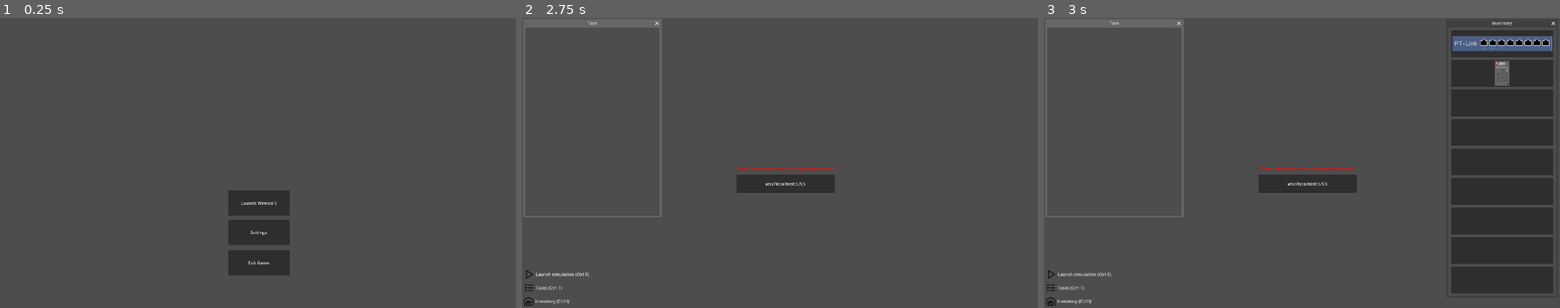
Above: before the commit, frames 1-3 (left to right).
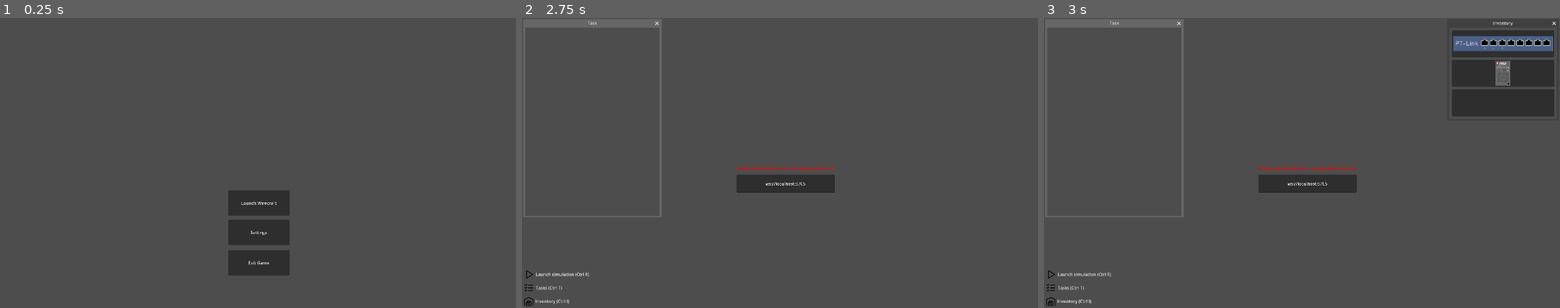
Above: after the commit, the same moments.

Repository: wirecraft-team/wirecraft
Game: Godot game, scene res://scenes/Menu.tscn
Two runs of this game, one before a commit and one after it. Both use one fixed random seed, a clock stepped at 60 frames per second and the inputs below.
Inputs:
- Up to frame 1 (0.25 s): no input
- Up to frame 2 (2.75 s): click "Launch Wirecraft" at 0.5 s; click "Launch simulation (Ctrl R)" at 1.25 s; click "Launch simulation (Ctrl R)" at 2 s
- Up to frame 3 (3 s): click "Inventory (Ctrl I)" at 2.75 s

Frames 1-2 are identical in both runs. In frame 3, 11% of the frame differs, in the area x 79-100%, y 1-95%.

Commit message:
fix: removed unecessary inventory buttons

Diff:
--- a/godot/scenes/Game.tscn
+++ b/godot/scenes/Game.tscn
@@ -51,8 +51,8 @@
 
 [node name="InventoryWindow" type="Window" parent="CanvasLayer"]
 title = "Inventory"
-position = Vector2i(1505, 36)
-size = Vector2i(400, 1000)
+position = Vector2i(1508, 36)
+size = Vector2i(400, 340)
 unresizable = true
 always_on_top = true
 script = ExtResource("7_qy1jj")
@@ -95,7 +95,7 @@
 icon_alignment = 1
 expand_icon = true
 
-[node name="Button3" type="Button" parent="CanvasLayer/InventoryWindow/Control"]
+[node name="Add_Router_Button" type="Button" parent="CanvasLayer/InventoryWindow/Control"]
 layout_mode = 1
 anchors_preset = 5
 anchor_left = 0.5
@@ -104,78 +104,6 @@
 offset_top = 230.0
 offset_right = 190.0
 offset_bottom = 330.0
-grow_horizontal = 2
-focus_mode = 0
-
-[node name="Button4" type="Button" parent="CanvasLayer/InventoryWindow/Control"]
-layout_mode = 1
-anchors_preset = 5
-anchor_left = 0.5
-anchor_right = 0.5
-offset_left = -190.0
-offset_top = 340.0
-offset_right = 190.0
-offset_bottom = 440.0
-grow_horizontal = 2
-focus_mode = 0
-
-[node name="Button5" type="Button" parent="CanvasLayer/InventoryWindow/Control"]
-layout_mode = 1
-anchors_preset = 5
-anchor_left = 0.5
-anchor_right = 0.5
-offset_left = -190.0
-offset_top = 450.0
-offset_right = 190.0
-offset_bottom = 550.0
-grow_horizontal = 2
-focus_mode = 0
-
-[node name="Button6" type="Button" parent="CanvasLayer/InventoryWindow/Control"]
-layout_mode = 1
-anchors_preset = 5
-anchor_left = 0.5
-anchor_right = 0.5
-offset_left = -190.0
-offset_top = 560.0
-offset_right = 190.0
-offset_bottom = 660.0
-grow_horizontal = 2
-focus_mode = 0
-
-[node name="Button7" type="Button" parent="CanvasLayer/InventoryWindow/Control"]
-layout_mode = 1
-anchors_preset = 5
-anchor_left = 0.5
-anchor_right = 0.5
-offset_left = -190.0
-offset_top = 670.0
-offset_right = 190.0
-offset_bottom = 770.0
-grow_horizontal = 2
-focus_mode = 0
-
-[node name="Button8" type="Button" parent="CanvasLayer/InventoryWindow/Control"]
-layout_mode = 1
-anchors_preset = 5
-anchor_left = 0.5
-anchor_right = 0.5
-offset_left = -190.0
-offset_top = 780.0
-offset_right = 190.0
-offset_bottom = 880.0
-grow_horizontal = 2
-focus_mode = 0
-
-[node name="Button9" type="Button" parent="CanvasLayer/InventoryWindow/Control"]
-layout_mode = 1
-anchors_preset = 5
-anchor_left = 0.5
-anchor_right = 0.5
-offset_left = -190.0
-offset_top = 890.0
-offset_right = 190.0
-offset_bottom = 990.0
 grow_horizontal = 2
 focus_mode = 0
 
@@ -305,6 +233,7 @@
 [connection signal="close_requested" from="CanvasLayer/InventoryWindow" to="CanvasLayer" method="_on_inventory_window_close_requested"]
 [connection signal="pressed" from="CanvasLayer/InventoryWindow/Control/Add_Switch_Button" to="CanvasLayer/InventoryWindow" method="_on_add_switch_button_pressed"]
 [connection signal="pressed" from="CanvasLayer/InventoryWindow/Control/Add_PC_Button" to="CanvasLayer/InventoryWindow" method="_on_add_pc_button_pressed"]
+[connection signal="pressed" from="CanvasLayer/InventoryWindow/Control/Add_Router_Button" to="CanvasLayer/InventoryWindow" method="_on_add_router_button_pressed"]
 [connection signal="pressed" from="CanvasLayer/TaskButton" to="CanvasLayer" method="_on_task_button_pressed"]
 [connection signal="close_requested" from="CanvasLayer/TaskWindow" to="CanvasLayer" method="_on_task_window_close_requested"]
 [connection signal="text_submitted" from="CanvasLayer/ServerText/ServerUrl" to="ws" method="_on_server_url_text_submitted"]
Not shown: 1 places in godot/scenes/Game.tscn that only renumber resources
